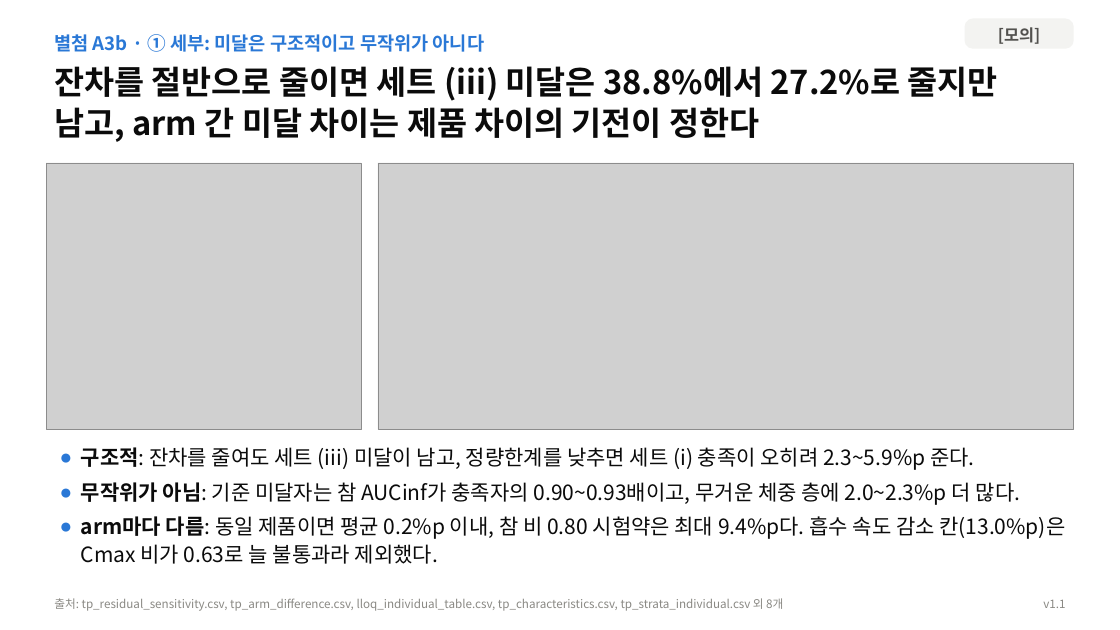
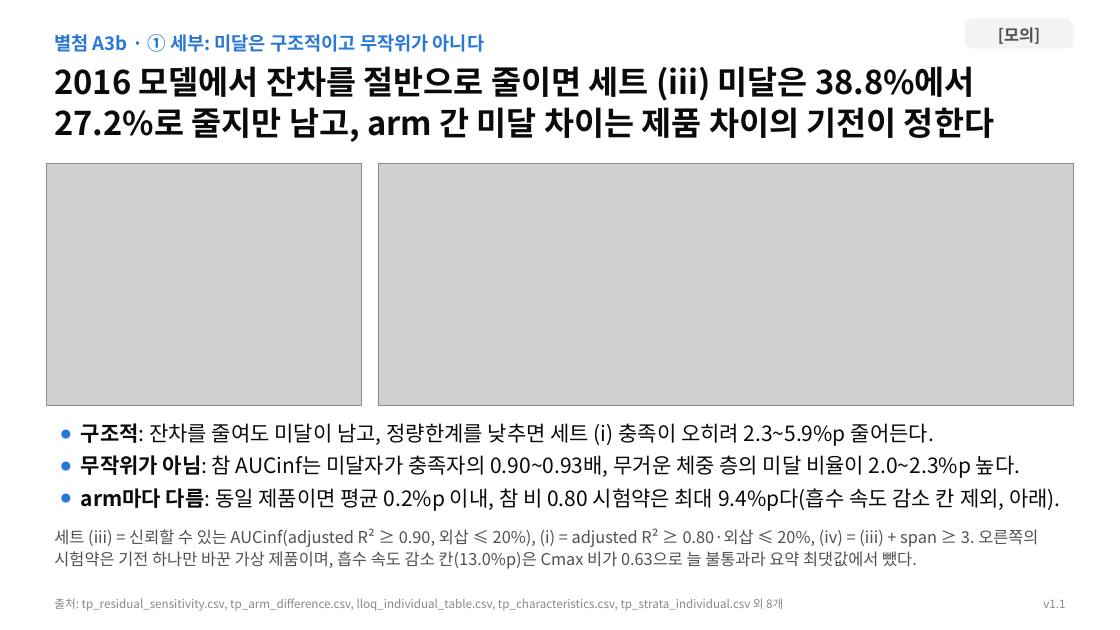
Before and after one commit to DHKQSP/dupilumab-sim, a slide deck: slide 14 of reports/deck/dupilumab_AUCinf_core_deck_v1.1.pptx. Drawn at 1120x630 pixels with LibreOffice and Linux fonts; fonts in the diff are those of the drawing; grey boxes stand for pictures. Boxes give left, top, right and bottom in pixels: in the first picture for what was removed or moved away, otherwise in the second. Text is boxed around its words. In the diff, an @@ line names an element or a change of style, - is before the commit and + after.

```diff
--- a/reports/deck/dupilumab_AUCinf_core_deck_v1.1.pptx
+++ b/reports/deck/dupilumab_AUCinf_core_deck_v1.1.pptx
@@ text at (54, 66, 994, 142): text changed @@
-잔차를 절반으로 줄이면 세트 (iii) 미달은 38.8%에서 27.2%로 줄지만 남고, arm 간 미달 차이는 제품 차이의 기전이 정한다
+2016 모델에서 잔차를 절반으로 줄이면 세트 (iii) 미달은 38.8%에서 27.2%로 줄지만 남고, arm 간 미달 차이는 제품 차이의 기전이 정한다
@@ picture: place and size @@
-picture at (46, 163, 361, 429)
+picture at (46, 163, 361, 406)
@@ picture: place and size @@
-picture at (378, 163, 1074, 429)
+picture at (378, 163, 1074, 406)
@@ text at (81, 423, 1061, 511): text changed @@
-● 구조적: 잔차를 줄여도 세트 (iii) 미달이 남고, 정량한계를 낮추면 세트 (i) 충족이 오히려 2.3~5.9%p 준다.
-● 무작위가 아님: 기준 미달자는 참 AUCinf가 충족자의 0.90~0.93배이고, 무거운 체중 층에 2.0~2.3%p 더 많다.
-● arm마다 다름: 동일 제품이면 평균 0.2%p 이내, 참 비 0.80 시험약은 최대 9.4%p다. 흡수 속도 감소 칸(13.0%p)은 Cmax 비가 0.63로 늘 불통과라 제외했다.
+● 구조적: 잔차를 줄여도 미달이 남고, 정량한계를 낮추면 세트 (i) 충족이 오히려 2.3~5.9%p 줄어든다.
+● 무작위가 아님: 참 AUCinf는 미달자가 충족자의 0.90~0.93배, 무거운 체중 층의 미달 비율이 2.0~2.3%p 높다.
+● arm마다 다름: 동일 제품이면 평균 0.2%p 이내, 참 비 0.80 시험약은 최대 9.4%p다(흡수 속도 감소 칸 제외, 아래).
@@ text added at (54, 528, 1038, 569), 14 pt, text #52514E @@
+세트 (iii) = 신뢰할 수 있는 AUCinf(adjusted R² ≥ 0.90, 외삽 ≤ 20%), (i) = adjusted R² ≥ 0.80·외삽 ≤ 20%, (iv) = (iii) + span ≥ 3. 오른쪽의 시험약은 기전 하나만 바꾼 가상 제품이며, 흡수 속도 감소 칸(13.0%p)은 Cmax 비가 0.63으로 늘 불통과라 요약 최댓값에서 뺐다.
```
Also in this commit, not shown: 12 other slides changed, 8 other files.
